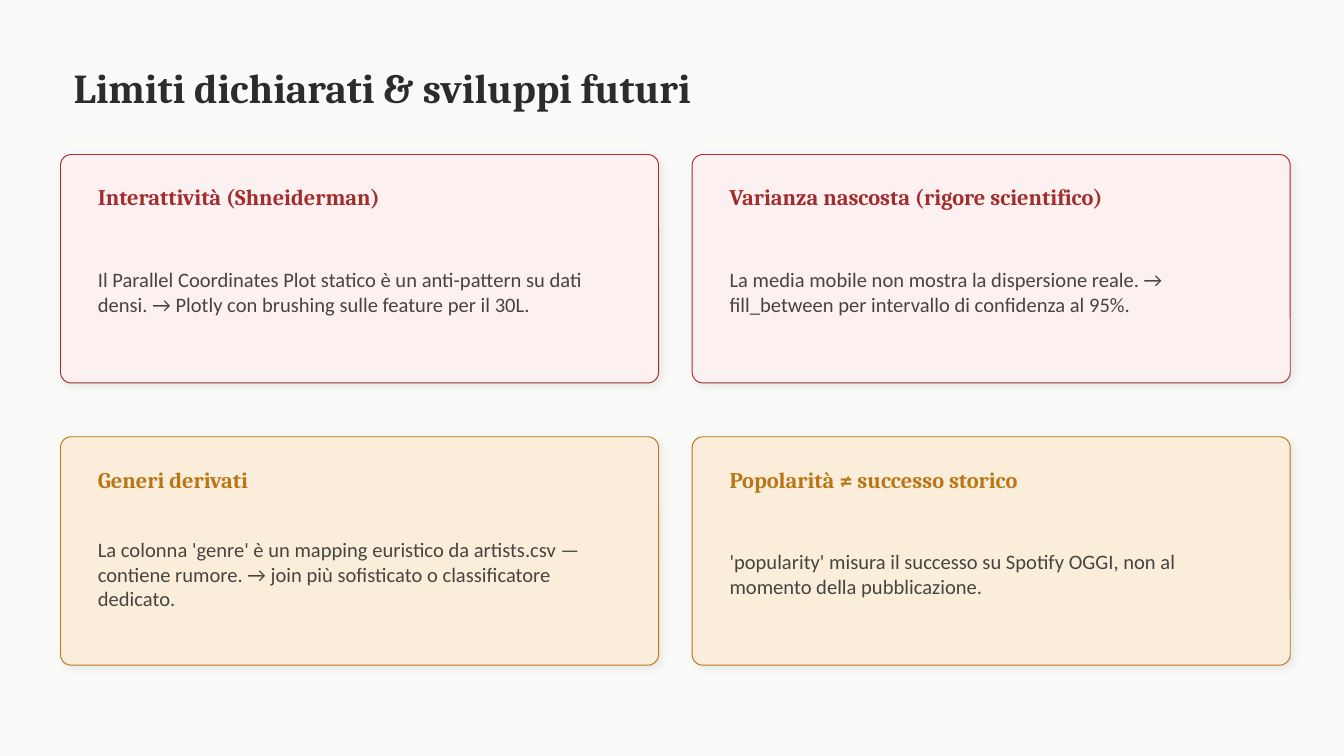
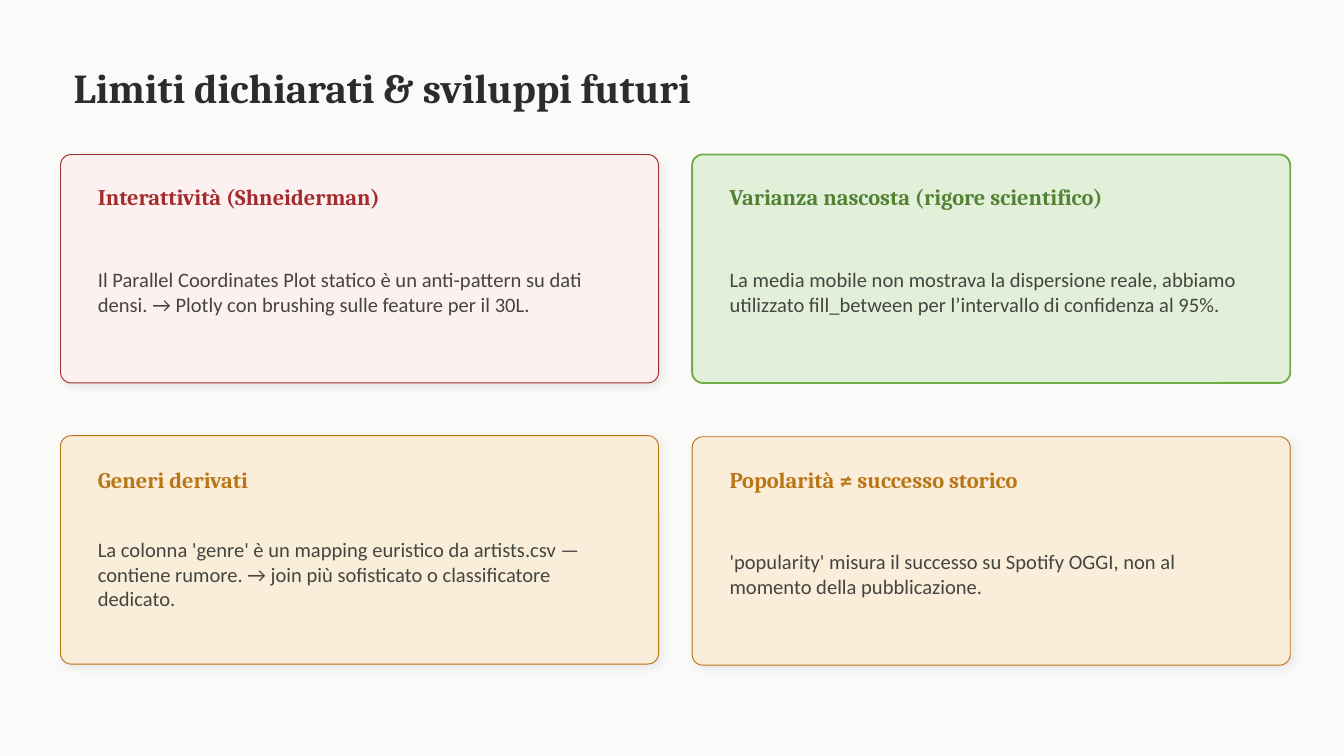
Before and after one commit to arcadiacipolla/La_Trasformazione_del_Suono_-_Scientific_Visualization, a slide deck: slide 17 of the_shape_of_music.pptx. Drawn at 1344x756 pixels with LibreOffice and Linux fonts; fonts in the diff are those of the drawing. Boxes give left, top, right and bottom in pixels: in the first picture for what was removed or moved away, otherwise in the second. Text is boxed around its words. In the diff, an @@ line names an element or a change of style, - is before the commit and + after.

```diff
--- a/the_shape_of_music.pptx
+++ b/the_shape_of_music.pptx
@@ rounded rectangle at (x1=692, y1=155, x2=1290, y2=383): fill #FCF0F0 to #E2F0D9; outline #A32D2D 0.5 pt to #70AD47 1 pt; shadow off @@
@@ text "Varianza nascosta (rigore scientifico)" at (x1=730, y1=189, x2=1102, y2=210): text colour #A32D2D to #548235 @@
@@ text at (x1=730, y1=272, x2=1235, y2=316): text changed @@
-La media mobile non mostra la dispersione reale. → fill_between per intervallo di confidenza al 95%.
+La media mobile non mostrava la dispersione reale, abbiamo utilizzato fill_between per l’intervallo di confidenza al 95%.
```
Also in this commit, not shown: 1 other slide changed, 1 slide added, 1 slide removed, 1 other file.
